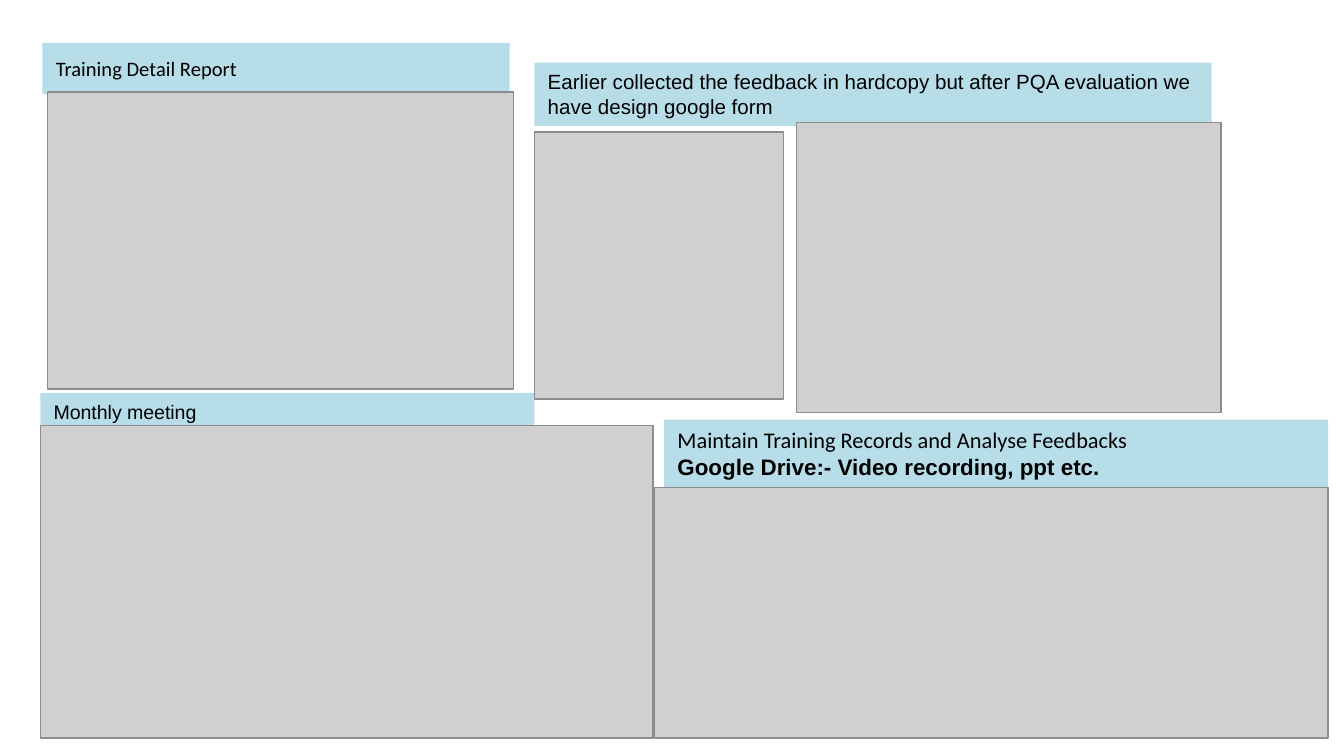
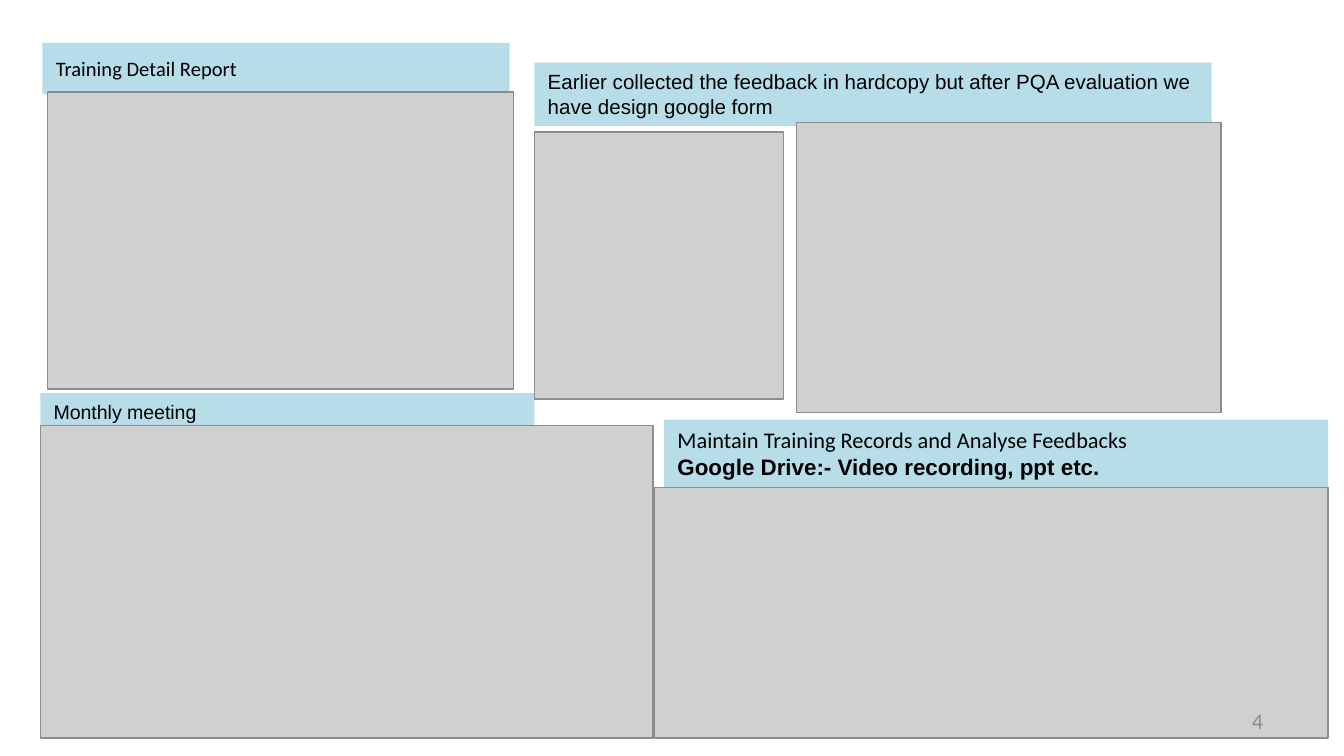
Before and after one commit to JalajMathur/PEG_2022, a slide deck: slide 4 of Show & Tell/OT-PPT.pptx. Drawn at 1344x756 pixels with LibreOffice and Linux fonts; fonts in the diff are those of the drawing; grey boxes stand for pictures; background and template pictures are left out. Boxes give left, top, right and bottom in pixels: in the first picture for what was removed or moved away, otherwise in the second. Text is boxed around its words. In the diff, an @@ line names an element or a change of style, - is before the commit and + after.

```diff
--- a/Show & Tell/OT-PPT.pptx
+++ b/Show & Tell/OT-PPT.pptx
@@ page number added at (x1=1252, y1=715, x2=1263, y2=729), 12 pt, text #8C8C8C @@
+4
```
Also in this commit, not shown: 2 other slides changed, 1 slide added, 1 slide removed.
